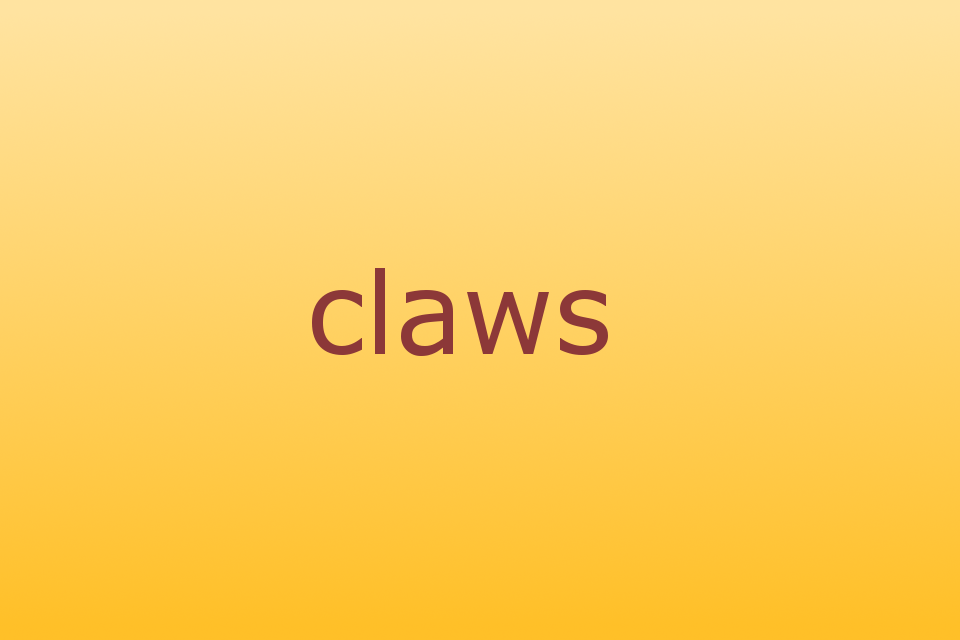
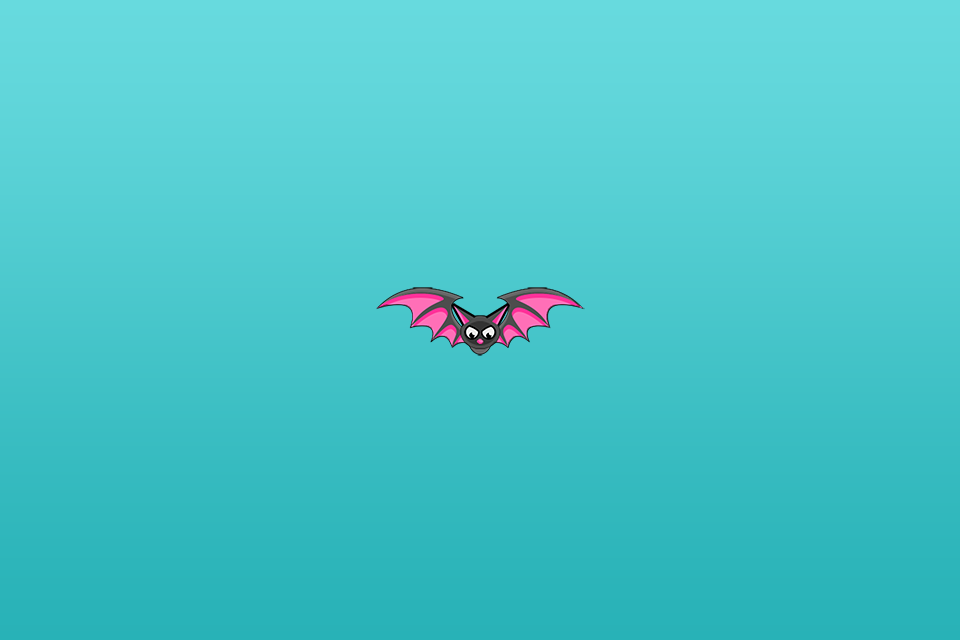
Layer changes from the first (960, 640) image to the second:
removed layer "claws" over [312, 268, 608, 356]
renamed "launch3.5.png" to "launch940x640.png", painted on it over [0, 0, 960, 640]
